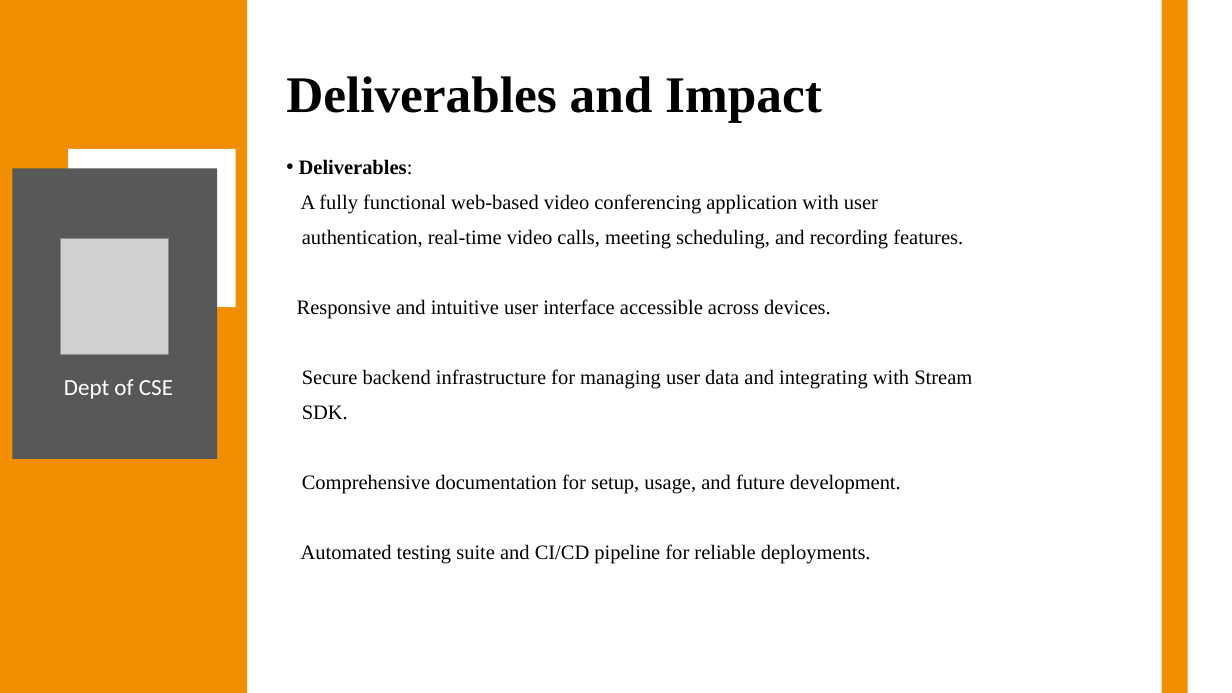
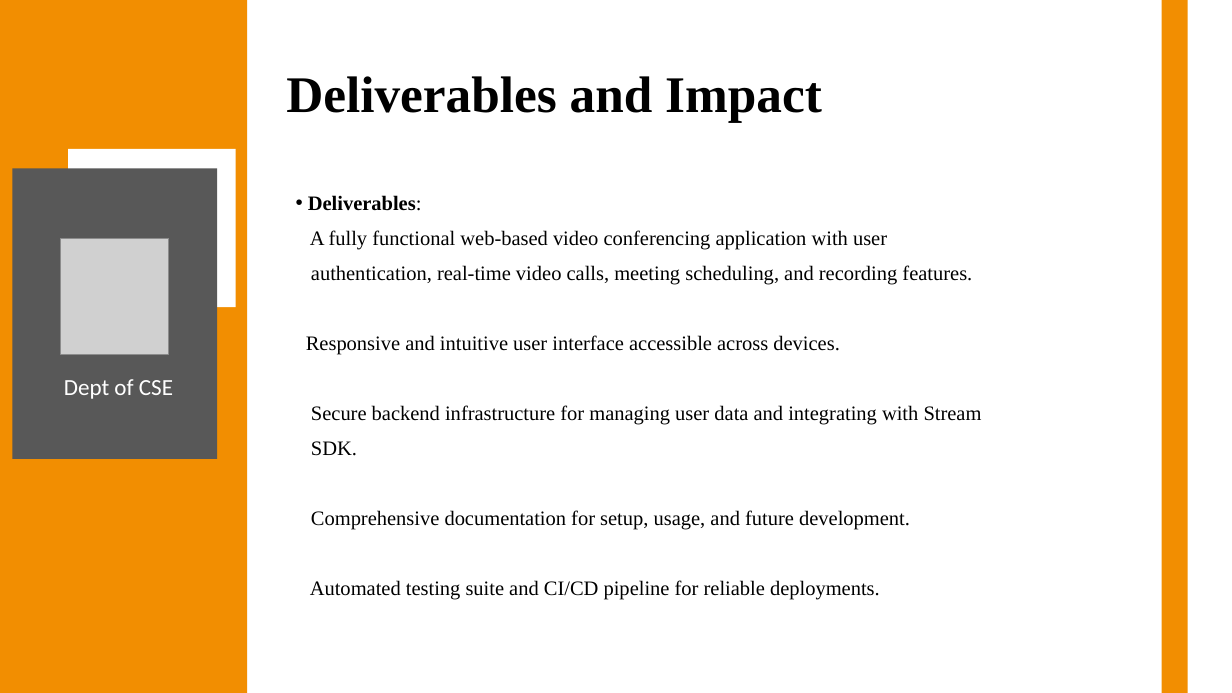
Before and after one commit to Anish202020/7th-Semester, a slide deck: slide 8 of Report & PPT/Project Work/Ppt/Callify Synopsis.pptx (slide 11 before the commit). Drawn at 1232x693 pixels with LibreOffice and Linux fonts; fonts in the diff are those of the drawing; grey boxes stand for pictures. Boxes give left, top, right and bottom in pixels: in the first picture for what was removed or moved away, otherwise in the second. Text is boxed around its words. In the diff, an @@ line names an element or a change of style, - is before the commit and + after.

```diff
--- a/Report & PPT/Project Work/Ppt/Callify Synopsis.pptx
+++ b/Report & PPT/Project Work/Ppt/Callify Synopsis.pptx
@@ text "Deliverables:": place and size @@
-text "Deliverables:" at [297, 159, 972, 564]
+text "Deliverables:" at [306, 195, 982, 600]
```
Also in this commit, not shown: 13 other slides changed, 5 slides removed.
